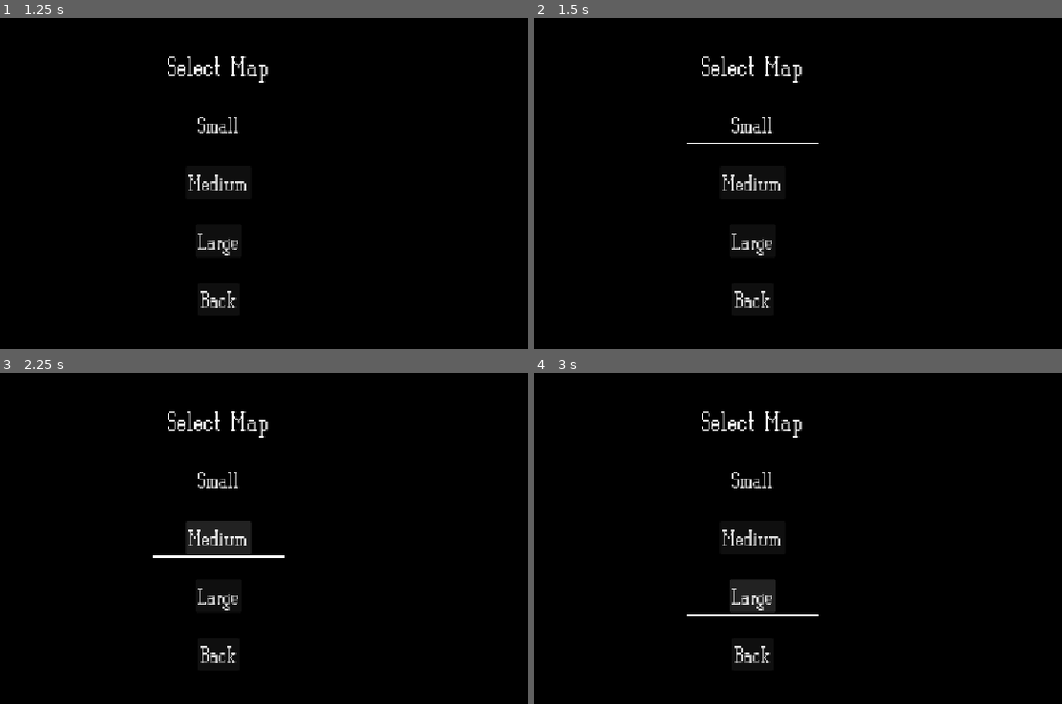
Above: before the commit, frames 1-4 (two rows, left to right).
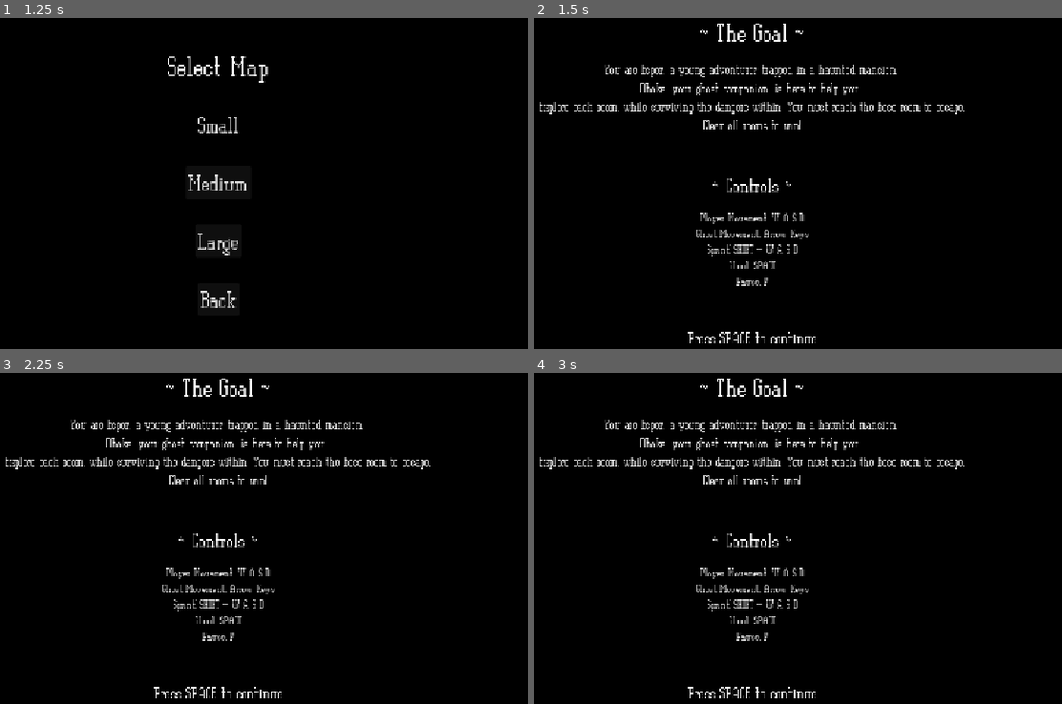
Above: after the commit, the same moments.

Repository: Tortiz-CSUF/esper---1
Game: Godot game, scene res://Scenes/main_menu.tscn
Same seed, same stepped clock (60 frames per second), same inputs: the game is played once before the commit and once after it.
Inputs (mouse positions are in pixels of both pictures, inside the frame that each line leads up to):
- Up to frame 1 (1.25 s): click "Begin" at 0.5 s
- Up to frame 2 (1.5 s): click "Small" at 1.25 s
- Up to frame 3 (2.25 s): click (216, 538) at 2 s, where only the run before the commit has a clickable "Medium"
- Up to frame 4 (3 s): click (750, 594) at 2.75 s, where only the run before the commit has a clickable "Large"

Frame 1 is identical in both runs. In frame 2, 4.6% of the frame differs, in the area x 1-82%, y 1-99%; in frame 3, 5.6%; in frame 4, 5.2%.

Commit message:
Haunted_Adventure_2D_4

Diff:
--- a/Scenes/introduction.tscn
+++ b/Scenes/introduction.tscn
@@ -1,6 +1,7 @@
 [gd_scene format=3 uid="uid://c3ccgnj7pwoyp"]
 
 [ext_resource type="FontFile" uid="uid://g0knl88lrlk3" path="res://Assets/themes/ornate_pixelart_theme/pixelplay.ttf" id="1_46kw3"]
+[ext_resource type="Script" uid="uid://becxwe1fjm5wr" path="res://Scripts/introduction.gd" id="1_gko15"]
 [ext_resource type="AudioStream" uid="uid://npaw60uvdt1b" path="res://Assets/music/Esper_MENU.mp3" id="2_gko15"]
 
 [node name="Introduction" type="Control" unique_id=911553362]
@@ -10,6 +11,7 @@
 anchor_bottom = 1.0
 grow_horizontal = 2
 grow_vertical = 2
+script = ExtResource("1_gko15")
 
 [node name="Background" type="ColorRect" parent="." unique_id=860691824]
 layout_mode = 1
@@ -49,7 +51,7 @@
 theme_override_font_sizes/font_size = 18
 text = "You are Esper, a young adventurer trapped in a haunted mansion.
 Obake, your ghost companion, is here to help you.
-Explore each room, while surviving the danges within. You must reach the boss room to escape.
+Explore each room, while surviving the dangers within. You must reach the boss room to escape.
 Clear all rooms to win!"
 horizontal_alignment = 1
 autowrap_mode = 2
--- /dev/null
+++ b/Scenes/player.tscn
@@ -0,0 +1,3 @@
+[gd_scene format=3 uid="uid://v4cgn362c5l"]
+
+[node name="Player" type="CharacterBody2D" unique_id=1889443987]
--- a/Scripts/introduction.gd
+++ b/Scripts/introduction.gd
@@ -1,5 +1,8 @@
 extends Control
 
+func _input(event: InputEvent) -> void:
+	if event.is_action_pressed("shoot"):
+		get_tree().change_scene_to_file("[PLACEHOLDER FOR GAME SCENE]")
 
 # Called when the node enters the scene tree for the first time.
 func _ready() -> void:
--- a/Scripts/main_menu.gd
+++ b/Scripts/main_menu.gd
@@ -107,7 +107,7 @@
 func _on_map_selected(map_size: String) -> void:
 	click_sfx.play()
 	GameManager.selected_map = map_size
-	get_tree().change_scene_to_file("[PLACEHOLDER]")
+	get_tree().change_scene_to_file("res://Scenes/introduction.tscn")
 
 
 func _on_map_back_pressed() -> void:
